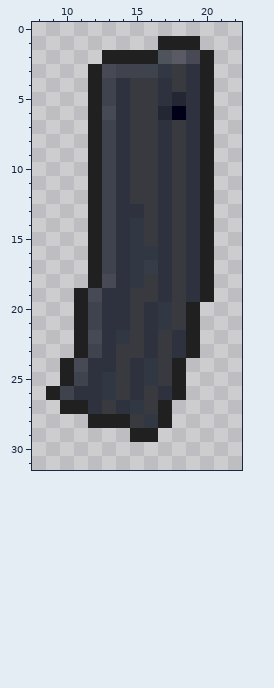
Two versions of one pixel-art sprite, media/textures/Item_556_Stanag_Mag.png. This is how it looked before the edit.
The file is 32x32 pixels. Pixels under 10% opacity are left out. Colours within 5 levels of each other are drawn and written as one. Shown: x 8..22, y 0..31.
And afterwards:
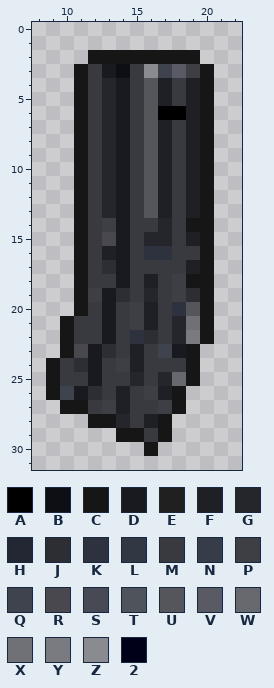
Palette (. is transparent): A #000000  B #0d0f15  C #161616  D #191a20  E #202020  F #1e2026  G #24262c  H #232734  J #2d2e34  K #2e323f  L #323843  M #383a40  N #373c49  P #3e3f45  Q #3f434e  R #48484e  S #474a55  T #4f535c  U #55565c  V #595a64  W #68696e  X #707176  Y #7a7b81  Z #8a8b90  2 #000019
Difference:
@@ x 8..22 @@
  0 ...............
- 1 .........EEE...
- 2 .....EEEETVSE..
- 3 ....ESQQQLMKE..
- 4 ....EQKMMKMKE..
- 5 ....EQKMMKHKE..
- 6 ....ESKMMH2KE..
- 7 ....EQKMMKMKE..
- 8 ....EQKMMKMKE..
- 9 ....EQKMMKMKE..
-10 ....EQKMMKMKE..
-11 ....EQKMMKMKE..
-12 ....EQKMMKMKE..
-13 ....EQKKMKMKE..
-14 ....EQKLMKMKE..
-15 ....EQKLMKMKE..
-16 ....EQKLLKMKE..
-17 ....EQKLNKMKE..
-18 ....ESKLMKMKE..
-19 ...ESKKMMKMKE..
-20 ...EQKKMKLME...
-21 ...EQKKMKLME...
-22 ...ESKLMKMKE...
-23 ...EQKMMKMKE...
-24 ..ESKKMKLME....
-25 ..EQKLMKLME....
-26 .EQKKLMKMKE....
-27 ..EEKMKLME.....
-28 ....EEEMLE.....
-29 .......EE......
-30 ...............
+ 1 ...............
+ 2 ....CCCCCCCC...
+ 3 ...CMDBMZQVPC..
+ 4 ...CMGDMUFMFC..
+ 5 ...CMGDMUFMFC..
+ 6 ...CMGDMUAAFC..
+ 7 ...CMGDMUFMFC..
+ 8 ...CMGDMUFMFC..
+ 9 ...CMGDMUFMFC..
+10 ...CMGDMUFMFC..
+11 ...CMGDMUFMFC..
+12 ...CMGDMUFMFC..
+13 ...CMGDMUFMFC..
+14 ...CMPDMMGMCC..
+15 ...CMRDMGGMFC..
+16 ...CMFDMKKMMC..
+17 ...CMJDMMMMFC..
+18 ...CMMDMFMPCC..
+19 ...CPDJMGMPJC..
+20 ...CMDMPFMKUC..
+21 ..CMMDMPFMGXC..
+22 ..CMMDMKJMGYC..
+23 ..CRDJMFMQDC...
+24 .CMJDMPFMMMC...
+25 .CMMDMMGMGWC...
+26 .CQDJMFMPFC....
+27 ..CCMPFMMPC....
+28 ....CCGMFC.....
+29 ......CCMC.....
+30 ........C......
 31 ...............
Changed places in both pictures, as pixel boxes (x1, y1, x2, y2):
changed: (46, 36, 214, 456)
